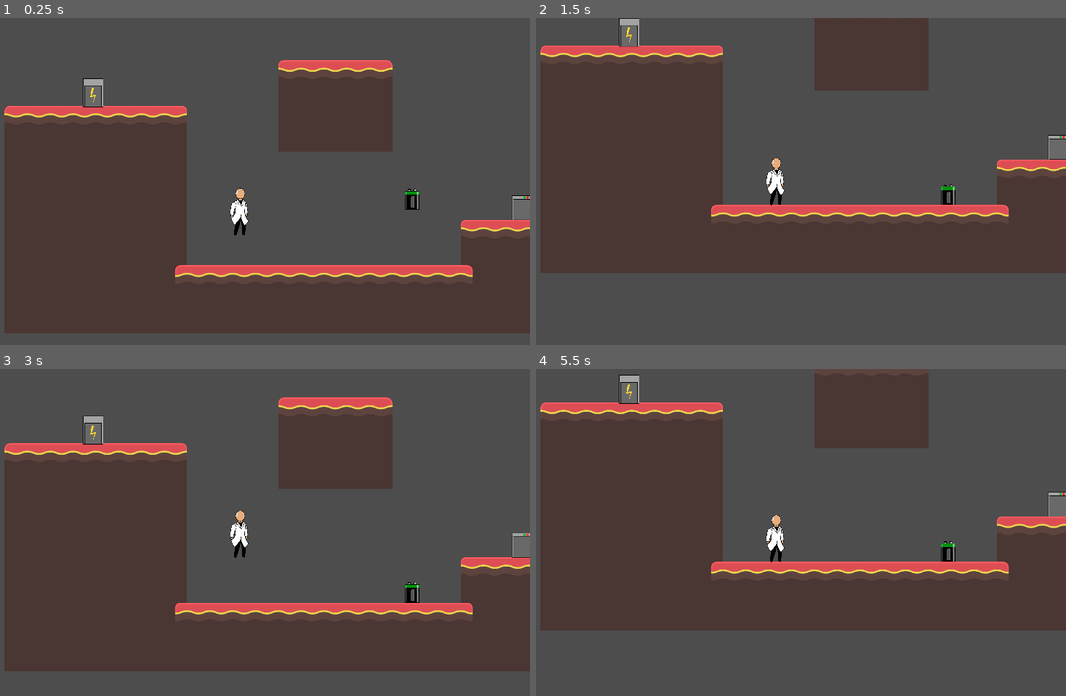
Above: before the commit, frames 1-4 (two rows, left to right).
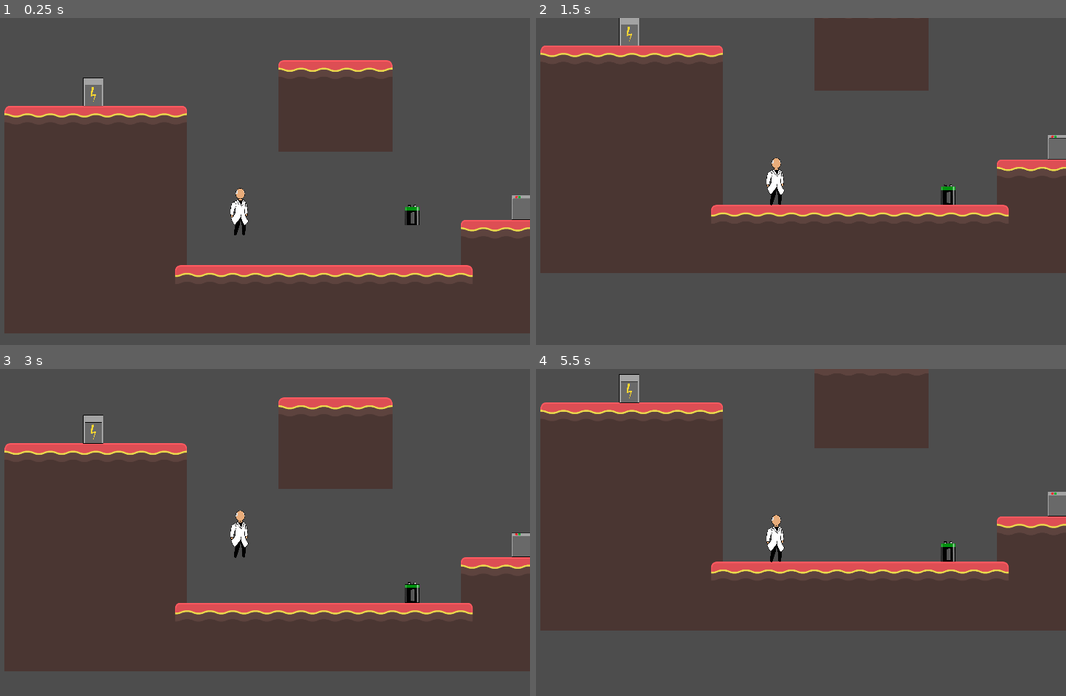
Above: after the commit, the same moments.

Repository: GiantBlargg/PotentialResearcher
Game: Godot game, scene res://test/TestPlayer.tscn
Two runs of this game, one before a commit and one after it. Both use one fixed random seed, a clock stepped at 60 frames per second and the inputs below.
Inputs:
- Up to frame 1 (0.25 s): no input
- Up to frame 2 (1.5 s): tap E (Pick Up) at 0.6, 1.35 s
- Up to frame 3 (3 s): tap Enter at 2 s; tap E (Pick Up) at 2.1, 2.85 s; tap Space at 2.75 s
- Up to frame 4 (5.5 s): tap E (Pick Up) at 3.6, 4.35, 5.1 s; tap Enter at 4.25 s; tap Space at 5 s

The runs differ from the first frame. In frame 1, 0.3% of the frame differs, in the area x 15-100%, y 18-64%; in frame 2, 0.1%; in frame 3, 0.1%; in frame 4, 0.1%.

Commit message:
physics tweaks

Diff:
--- a/Scientist.tscn
+++ b/Scientist.tscn
@@ -1311,6 +1311,7 @@
 min_jump_height = 300.0
 jump_duration = 0.5
 max_acceleration = 50000
+friction = 30
 metadata/_edit_horizontal_guides_ = [-361.0]
 
 [node name="Polygons" type="Node2D" parent="."]
--- a/elements/charger.tscn
+++ b/elements/charger.tscn
@@ -1,33 +1,22 @@
-[gd_scene load_steps=5 format=3 uid="uid://c22wynjjms80l"]
+[gd_scene load_steps=4 format=3 uid="uid://c22wynjjms80l"]
 
 [ext_resource type="Texture2D" uid="uid://3sxo6f4xn0tx" path="res://elements/Charger.png" id="1_lp33e"]
 [ext_resource type="Script" path="res://elements/charger.gd" id="2_430uu"]
 
-[sub_resource type="RectangleShape2D" id="RectangleShape2D_4vkc1"]
-size = Vector2(180, 14.8431)
-
 [sub_resource type="RectangleShape2D" id="RectangleShape2D_pn304"]
-size = Vector2(180, 29)
+size = Vector2(180, 227)
 
 [node name="Charger" type="Node2D"]
 
 [node name="Sprite2D" type="Sprite2D" parent="."]
-position = Vector2(0, -144)
 texture = ExtResource("1_lp33e")
-
-[node name="StaticBody2D" type="StaticBody2D" parent="."]
-
-[node name="CollisionShape2D" type="CollisionShape2D" parent="StaticBody2D"]
-position = Vector2(0, 7.45382)
-scale = Vector2(1, 1.01679)
-shape = SubResource("RectangleShape2D_4vkc1")
 
 [node name="Area2D" type="Area2D" parent="."]
 collision_mask = 2
 script = ExtResource("2_430uu")
 
 [node name="CollisionShape2D" type="CollisionShape2D" parent="Area2D"]
-position = Vector2(0, -14.5)
+position = Vector2(0, 38.5)
 shape = SubResource("RectangleShape2D_pn304")
 
 [connection signal="body_entered" from="Area2D" to="Area2D" method="_on_body_entered"]
--- a/elements/discharger.tscn
+++ b/elements/discharger.tscn
@@ -1,28 +1,15 @@
-[gd_scene load_steps=5 format=3 uid="uid://b2vx8hsbk5qk5"]
+[gd_scene load_steps=4 format=3 uid="uid://b2vx8hsbk5qk5"]
 
 [ext_resource type="Texture2D" uid="uid://c471k8rktrwbt" path="res://elements/Discharger.png" id="1_synrb"]
 [ext_resource type="Script" path="res://elements/charger.gd" id="2_yt3lp"]
 
-[sub_resource type="RectangleShape2D" id="RectangleShape2D_4vkc1"]
-size = Vector2(180, 14.8431)
-
 [sub_resource type="RectangleShape2D" id="RectangleShape2D_pn304"]
-size = Vector2(180, 29)
+size = Vector2(189, 222)
 
 [node name="Discharger" type="Node2D"]
 
 [node name="Sprite2D" type="Sprite2D" parent="."]
-position = Vector2(0, -122)
-rotation = 3.14159
 texture = ExtResource("1_synrb")
-flip_v = true
-
-[node name="StaticBody2D" type="StaticBody2D" parent="."]
-
-[node name="CollisionShape2D" type="CollisionShape2D" parent="StaticBody2D"]
-position = Vector2(0, 7.45382)
-scale = Vector2(1, 1.01679)
-shape = SubResource("RectangleShape2D_4vkc1")
 
 [node name="Area2D" type="Area2D" parent="."]
 collision_mask = 2
@@ -30,7 +17,7 @@
 function = "set_discharging"
 
 [node name="CollisionShape2D" type="CollisionShape2D" parent="Area2D"]
-position = Vector2(0, -14.5)
+position = Vector2(0.5, 19)
 shape = SubResource("RectangleShape2D_pn304")
 
 [connection signal="body_entered" from="Area2D" to="Area2D" method="_on_body_entered"]
--- a/project.godot
+++ b/project.godot
@@ -54,3 +54,7 @@
 , Object(InputEventJoypadButton,"resource_local_to_scene":false,"resource_name":"","device":-1,"button_index":2,"pressure":0.0,"pressed":true,"script":null)
 ]
 }
+
+[physics]
+
+2d/default_gravity=7000.0
--- a/test/TestPlayer.tscn
+++ b/test/TestPlayer.tscn
@@ -961,10 +961,10 @@
 position = Vector2(1379, 499)
 
 [node name="Charger" parent="." instance=ExtResource("4_j5lbo")]
-position = Vector2(-2132, -614)
+position = Vector2(-2130, -767)
 
 [node name="Discharger" parent="." instance=ExtResource("5_rb7pu")]
-position = Vector2(2588, 631)
+position = Vector2(2586, 504)
 
 [node name="Scientist" parent="." instance=ExtResource("3_6h8r0")]
 position = Vector2(-525, -214)
